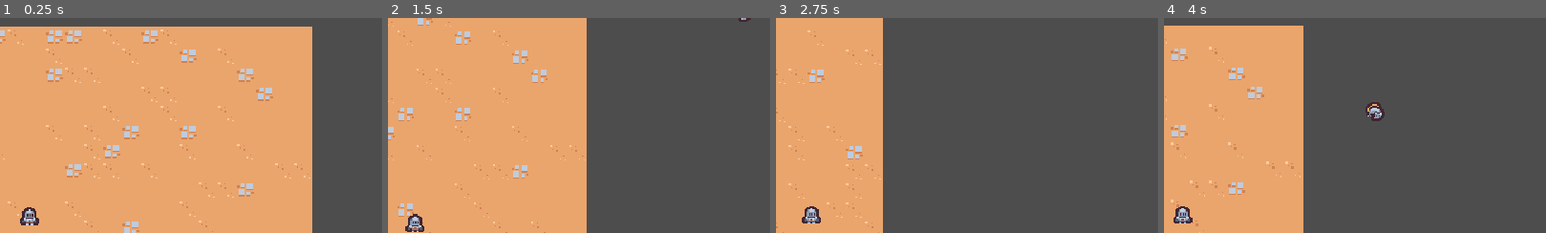
Above: before the commit, frames 1-4 (left to right).
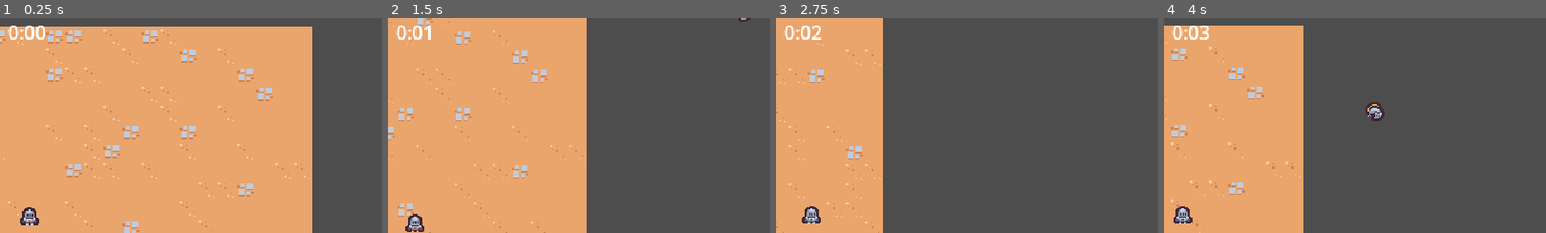
Above: after the commit, the same moments.

Repository: theWaffler/2DSurvivors
Game: Godot game, scene res://scenes/main/main.tscn
Same seed, same stepped clock (60 frames per second), same inputs: the game is played once before the commit and once after it.
Inputs:
- Up to frame 1 (0.25 s): no input
- Up to frame 2 (1.5 s): hold D (move_right) 0.53-1.28 s; hold S (move_down) from 1.28 s (still down)
- Up to frame 3 (2.75 s): release S (move_down) at 2.03 s; hold D (move_right) from 2.03 s (still down)
- Up to frame 4 (4 s): release D (move_right) at 2.78 s; hold W (move_up) 2.78-3.53 s; hold A (move_left) from 3.53 s (still down)
The pictures show only the part of the screen within x 46-96%, y 2-52%; the shares and areas given below are measured in that part.

The runs differ from the first frame. In frame 1, 0.4% of the frame differs, in the area x 2-12%, y 3-11%; in frame 2, 0.3%; in frame 3, 0.3%; in frame 4, 0.4%.

Commit message:
added level timer

Diff:
--- a/scenes/main/main.tscn
+++ b/scenes/main/main.tscn
@@ -1,11 +1,18 @@
-[gd_scene load_steps=5 format=3 uid="uid://f8saa5tse4r5"]
+[gd_scene load_steps=7 format=3 uid="uid://f8saa5tse4r5"]
 
 [ext_resource type="PackedScene" uid="uid://brbjtu6depstm" path="res://scenes/manager/enemy_manager.tscn" id="1_4lplm"]
+[ext_resource type="PackedScene" uid="uid://h1tafgkvuh7y" path="res://scenes/ui/arena_time_ui.tscn" id="1_agqiw"]
 [ext_resource type="TileSet" uid="uid://bu76k18oxnhs4" path="res://resources/tileSet.tres" id="1_j4ps4"]
 [ext_resource type="PackedScene" uid="uid://3xqg38w10hhp" path="res://scenes/game_camera/game_camera.tscn" id="1_nalo5"]
 [ext_resource type="PackedScene" uid="uid://c4us7avwf8cix" path="res://scenes/player/player.tscn" id="1_shose"]
+[ext_resource type="PackedScene" uid="uid://5nsmnxyuw7tn" path="res://scenes/manager/arena_time_manager.tscn" id="2_fric2"]
 
 [node name="Main" type="Node"]
+
+[node name="AreaTimeUI" parent="." node_paths=PackedStringArray("arena_time_manager") instance=ExtResource("1_agqiw")]
+arena_time_manager = NodePath("../ArenaTimeManager")
+
+[node name="ArenaTimeManager" parent="." instance=ExtResource("2_fric2")]
 
 [node name="EnemyManager" parent="." instance=ExtResource("1_4lplm")]
 
--- /dev/null
+++ b/scenes/manager/arena_time_manager.gd
@@ -0,0 +1,6 @@
+extends Node
+
+@onready var timer = $Timer
+
+func get_time_elapsed():
+	return timer.wait_time - timer.time_left
--- /dev/null
+++ b/scenes/manager/arena_time_manager.tscn
@@ -0,0 +1,11 @@
+[gd_scene load_steps=2 format=3 uid="uid://5nsmnxyuw7tn"]
+
+[ext_resource type="Script" path="res://scenes/manager/arena_time_manager.gd" id="1_y60kv"]
+
+[node name="ArenaTimeManager" type="Node"]
+script = ExtResource("1_y60kv")
+
+[node name="Timer" type="Timer" parent="."]
+wait_time = 60.0
+one_shot = true
+autostart = true
--- /dev/null
+++ b/scenes/ui/arena_time_ui.gd
@@ -0,0 +1,17 @@
+extends CanvasLayer
+
+@export var arena_time_manager: Node
+@onready var label = $%Label
+
+func _process(delta):
+	if arena_time_manager == null:
+		return
+
+	var time_elpased = arena_time_manager.get_time_elapsed()
+	label.text = format_seconds_to_string(time_elpased)
+
+
+func format_seconds_to_string(seconds: float):
+	var minutes = floor(seconds / 60)
+	var remaining_seconds = seconds - (minutes * 60)
+	return str(minutes) + ":" + ("%02d" % floor(remaining_seconds)) # forces leading zero to display
--- /dev/null
+++ b/scenes/ui/arena_time_ui.tscn
@@ -0,0 +1,22 @@
+[gd_scene load_steps=2 format=3 uid="uid://h1tafgkvuh7y"]
+
+[ext_resource type="Script" path="res://scenes/ui/arena_time_ui.gd" id="1_68w2f"]
+
+[node name="ArenaTimeUI" type="CanvasLayer"]
+script = ExtResource("1_68w2f")
+
+[node name="MarginContainer" type="MarginContainer" parent="."]
+anchors_preset = 15
+anchor_right = 1.0
+anchor_bottom = 1.0
+grow_horizontal = 2
+grow_vertical = 2
+mouse_filter = 2
+theme_override_constants/margin_top = 8
+
+[node name="Label" type="Label" parent="MarginContainer"]
+unique_name_in_owner = true
+layout_mode = 2
+size_flags_horizontal = 4
+size_flags_vertical = 0
+text = "test"
